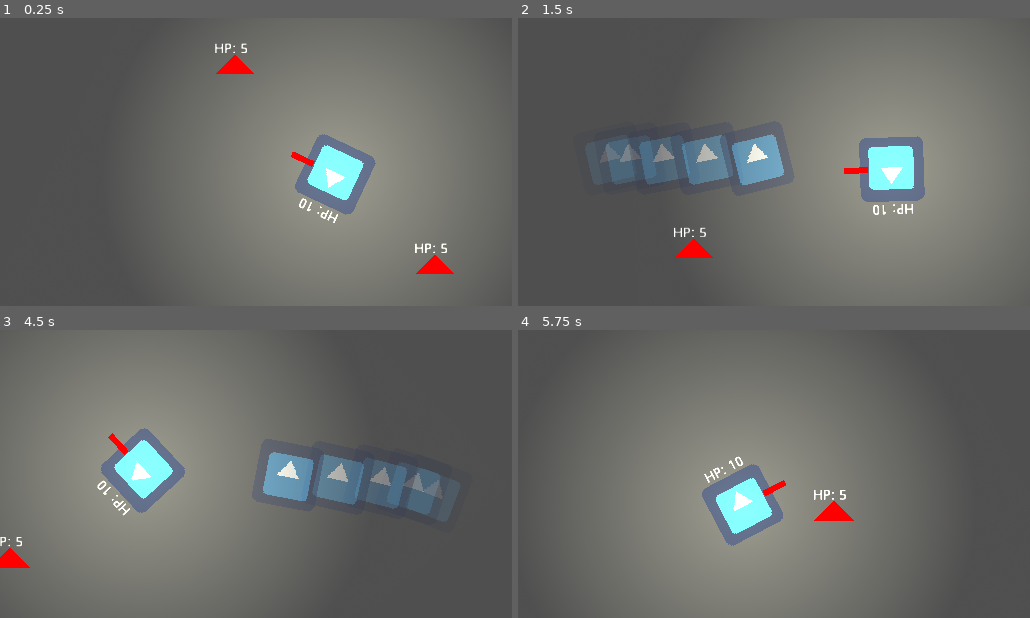
Above: before the commit, frames 1-4 (two rows, left to right).
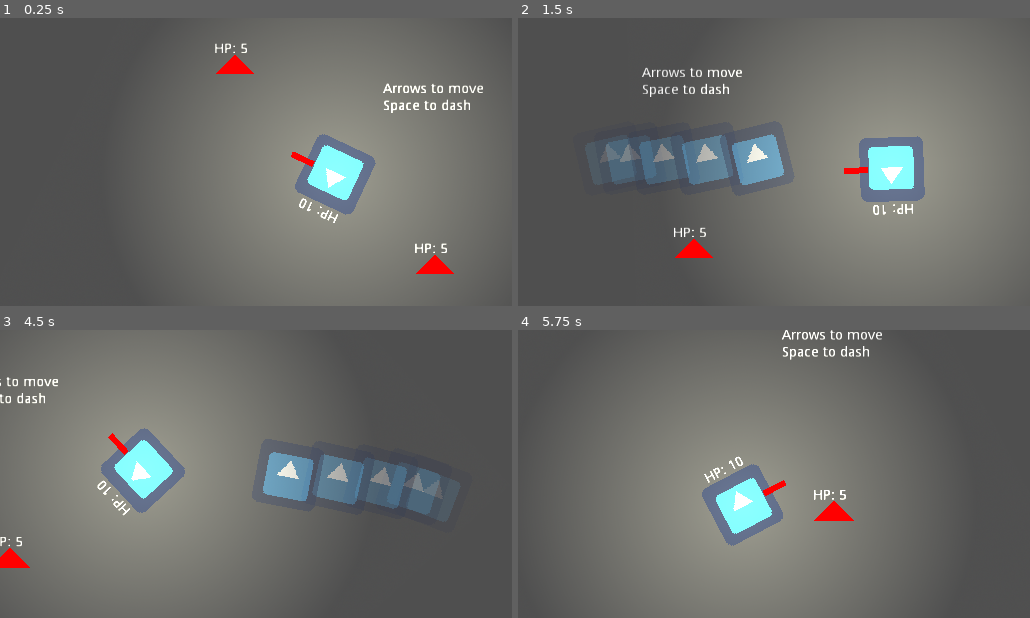
Above: after the commit, the same moments.

Repository: angeldustjdr/ostjam2022
Game: Godot game, scene res://Scenes/Main.tscn
Same seed, same stepped clock (60 frames per second), same inputs: the game is played once before the commit and once after it. The engine's default icon, where the game draws it, is replaced by a stand-in: a white triangle on a blue panel in a dark square.
Inputs (mouse positions are in pixels of both pictures, inside the frame that each line leads up to):
- Up to frame 1 (0.25 s): no input
- Up to frame 2 (1.5 s): move the mouse to (886, 147) at 0.52 s; hold Right (ui_right) 0.53-1.28 s; tap Space (ui_select) at 0.77 s; move the mouse to (671, 176) at 1.27 s; hold Down (ui_down) from 1.28 s (still down)
- Up to frame 3 (4.5 s): tap Space (ui_select) at 1.52, 3.02, 3.77 s; move the mouse to (307, 410) at 2.02 s; release Down (ui_down) at 2.03 s; hold Right (ui_right) 2.03-2.78 s; move the mouse to (230, 531) at 2.77 s; hold Up (ui_up) 2.78-3.53 s; move the mouse to (409, 517) at 3.52 s; hold Left (ui_left) from 3.53 s (still down); move the mouse to (102, 430) at 4.27 s
- Up to frame 4 (5.75 s): tap Space (ui_select) at 4.52 s; move the mouse to (799, 474) at 5.02 s; release Left (ui_left) at 5.03 s; hold Down (ui_down) from 5.03 s (still down)

The runs differ from the first frame. In frame 1, 0.5% of the frame differs, in the area x 74-95%, y 22-33%; in frame 2, 0.5%; in frame 3, 0.3%; in frame 4, 0.5%.

Commit message:
instructions

Diff:
--- a/src/Scenes/Main.tscn
+++ b/src/Scenes/Main.tscn
@@ -21,6 +21,17 @@
 margin_right = 1788.0
 margin_bottom = 1317.0
 color = Color( 0.313726, 0.313726, 0.313726, 1 )
+__meta__ = {
+"_edit_use_anchors_": false
+}
+
+[node name="tmp" type="Label" parent="."]
+margin_left = 48.0
+margin_top = -92.0
+margin_right = 149.0
+margin_bottom = -61.0
+text = "Arrows to move
+Space to dash"
 __meta__ = {
 "_edit_use_anchors_": false
 }
